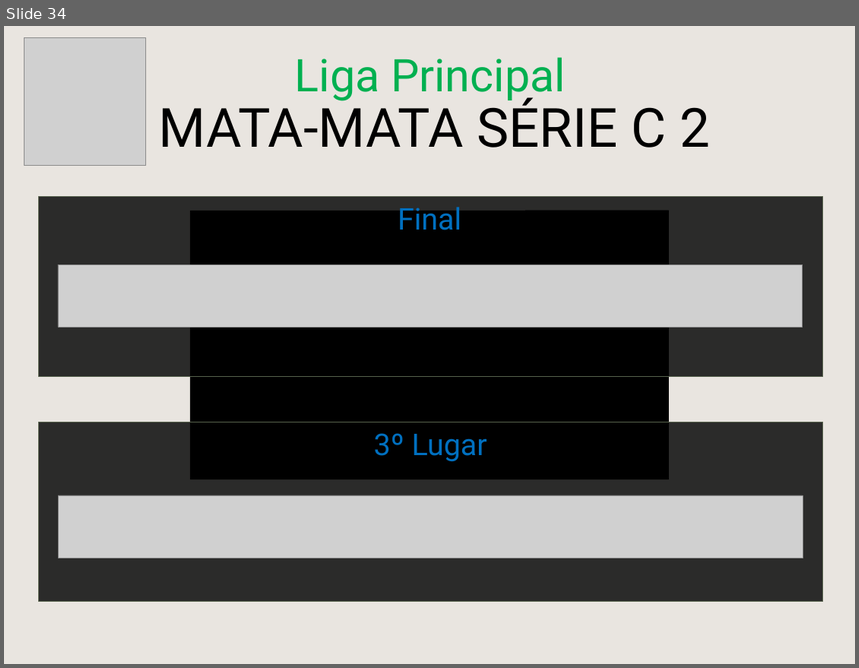
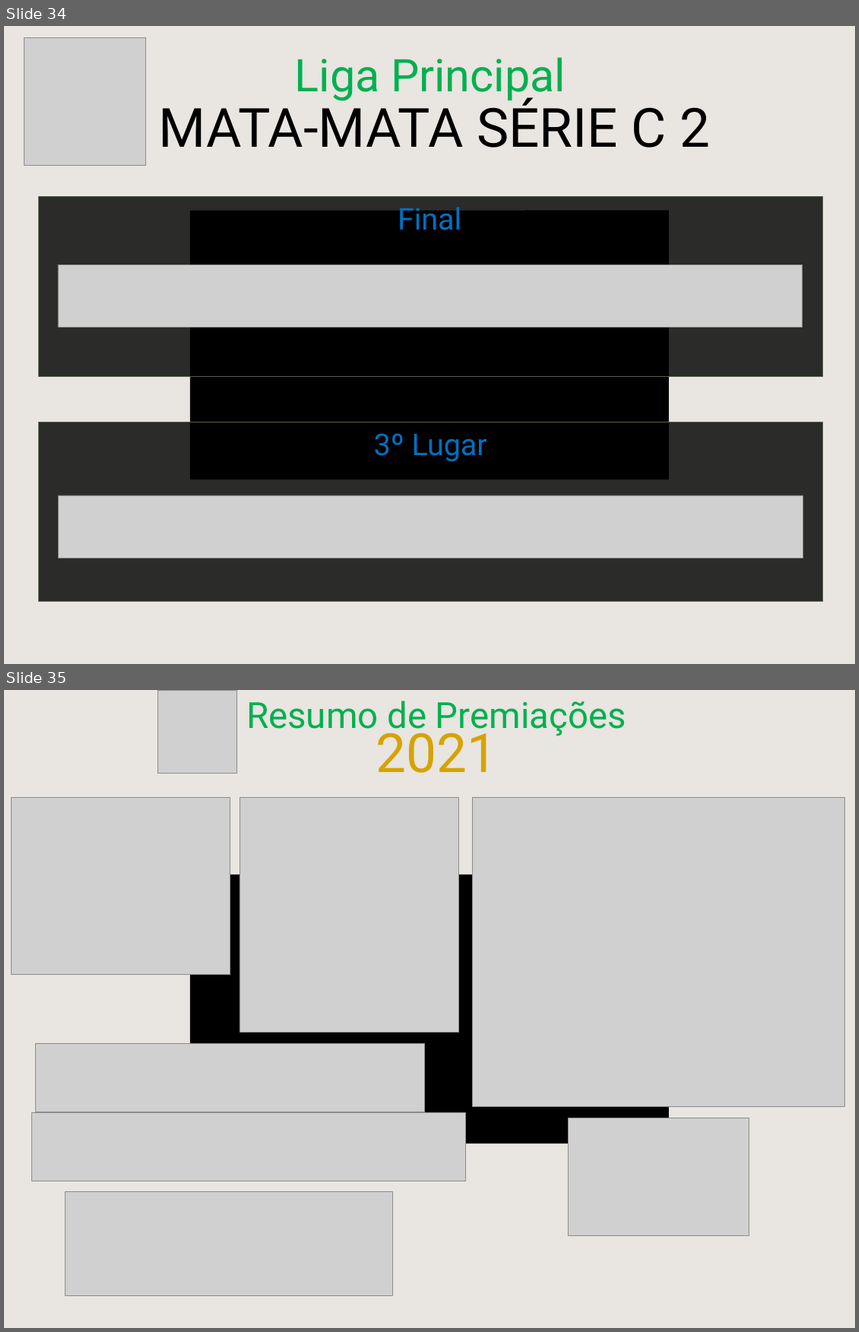
Before and after one commit to cknakayama/automacao_ligaroletarussa2021, a slide deck: MataMataPlanilha.pptx. Shown one above the other, each under a label of ours: slide 34 before the commit, slides 34 and 35 after it. The pictures are 859x668 and 859x1332 pixels, drawn with LibreOffice and Linux fonts; fonts in the diff are those of the drawing; grey boxes stand for pictures; background and template pictures are left out. Boxes give left, top, right and bottom in pixels: in the first picture for what was removed or moved away, otherwise in the second. Text is boxed around its words. In the diff, an @@ line names an element or a change of style, - is before the commit and + after.

```diff
--- a/MataMataPlanilha.pptx
+++ b/MataMataPlanilha.pptx
@@ slide 35 added at [4, 690, 855, 1328], background picture (left out); not listed: 1 template element that a slide beside it also shows @@
@@ picture added at [158, 690, 237, 774] @@
@@ text added at [246, 701, 626, 736], 48 pt, text #00B050 @@
+Resumo de Premiações
@@ text added at [376, 723, 497, 773], 72 pt, text #D6A300 @@
+2021
@@ picture added at [11, 797, 230, 975] @@
@@ picture added at [240, 798, 459, 1033] @@
@@ picture added at [472, 798, 845, 1106] @@
@@ rectangle added at [190, 874, 669, 1144], fill #000000 @@
@@ picture added at [36, 1043, 425, 1112] @@
@@ picture added at [32, 1113, 465, 1181] @@
@@ picture added at [568, 1118, 750, 1236] @@
@@ picture added at [65, 1192, 392, 1296] @@
```
Also in this commit, not shown: 1 slide changed, 4 other files.
